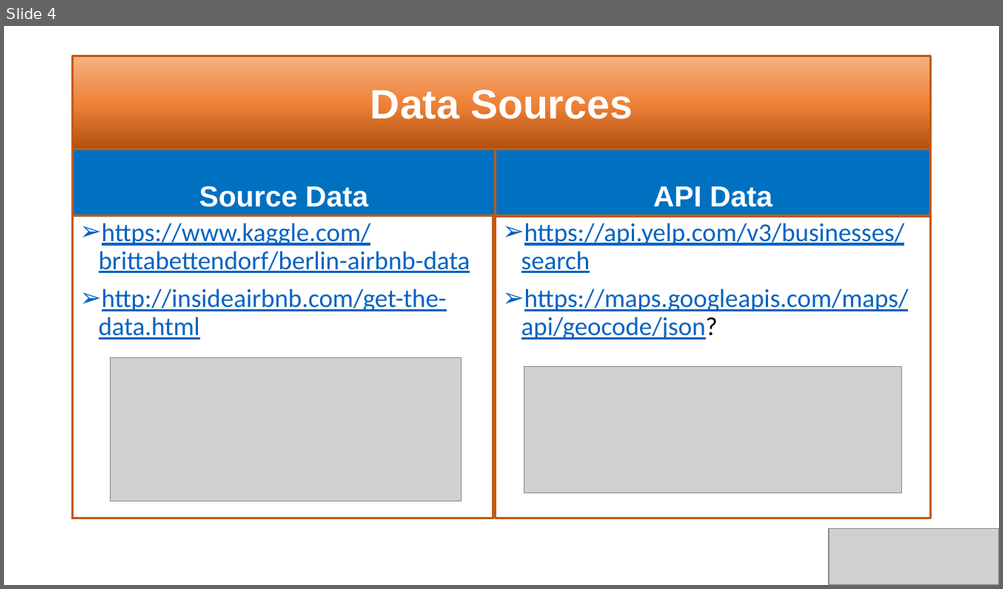
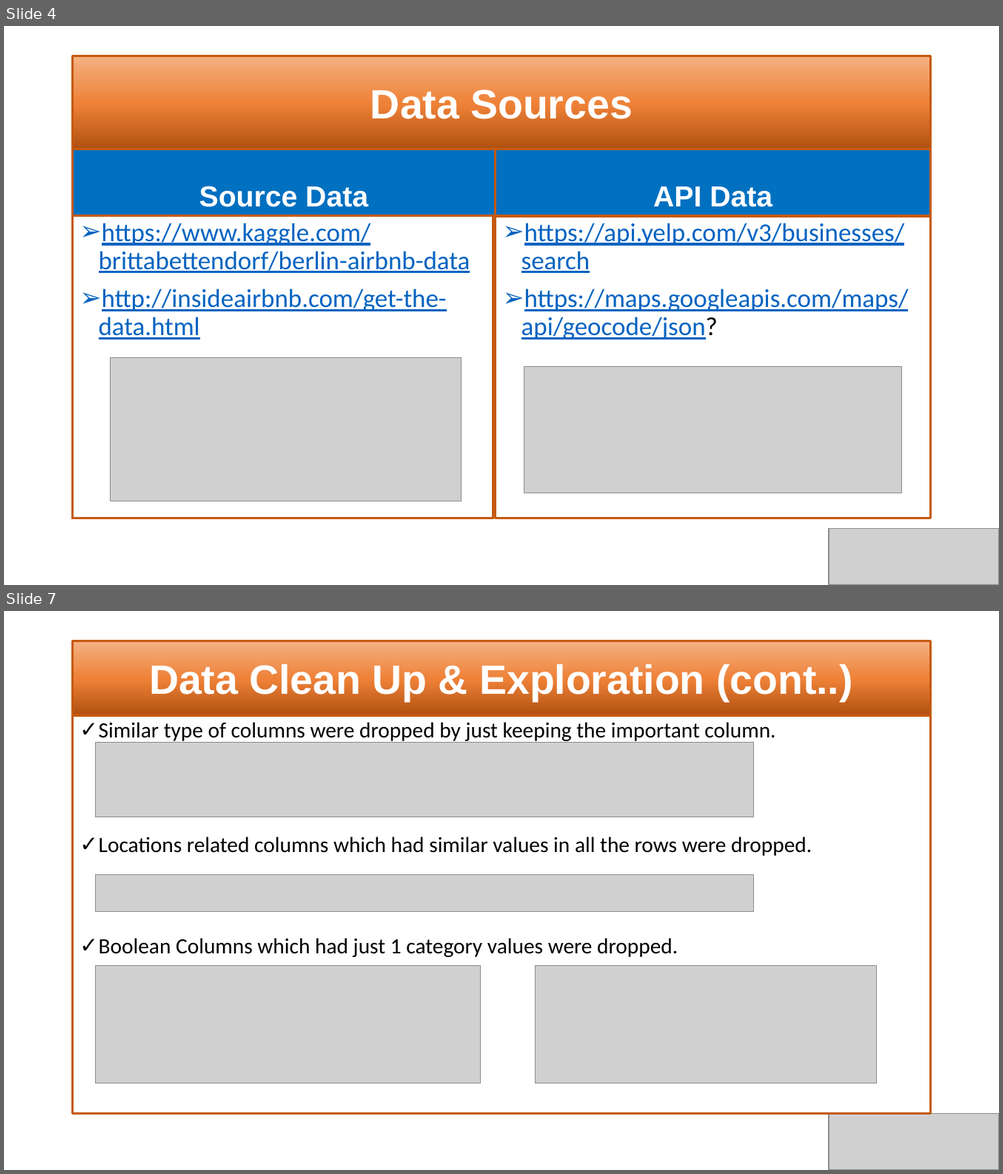
Before and after one commit to SaranyaPandiaraj/Futuristic-Airbnb, a slide deck: Futuristic_Airbnb.pptx. Shown one above the other, each under a label of ours: slide 4 before the commit, slides 4 and 7 after it; the slides between them are not shown. The pictures are 1003x589 and 1003x1174 pixels, drawn with LibreOffice and Linux fonts; fonts in the diff are those of the drawing; grey boxes stand for pictures. Boxes give left, top, right and bottom in pixels: in the first picture for what was removed or moved away, otherwise in the second. Text is boxed around its words. In the diff, an @@ line names an element or a change of style, - is before the commit and + after.

```diff
--- a/Futuristic_Airbnb.pptx
+++ b/Futuristic_Airbnb.pptx
@@ slide 7 added at [4,611,999,1170], background #FFFFFF @@
@@ title added at [73,641,930,715], fill gradient #B0500F to #EE8137 to #F4B183, outline #C55A11 2.25 pt, 39.6 pt, text #FFFFFF, bold @@
+Data Clean Up & Exploration (cont..)
@@ text added at [73,715,930,1115], outline #C55A11 2.25 pt, 21 pt, text #000000 @@
+✓ Similar type of columns were dropped by just keeping the important column.
+✓ Locations related columns which had similar values in all the rows were dropped.
+✓ Boolean Columns which had just 1 category values were dropped.
@@ picture added at [96,743,753,817] @@
@@ picture added at [96,875,753,912] @@
@@ picture added at [96,965,481,1083] @@
@@ picture added at [535,965,876,1083] @@
@@ picture added at [828,1114,999,1170] @@
```
Also in this commit, not shown: 2 slides changed, 14 other slides added.
